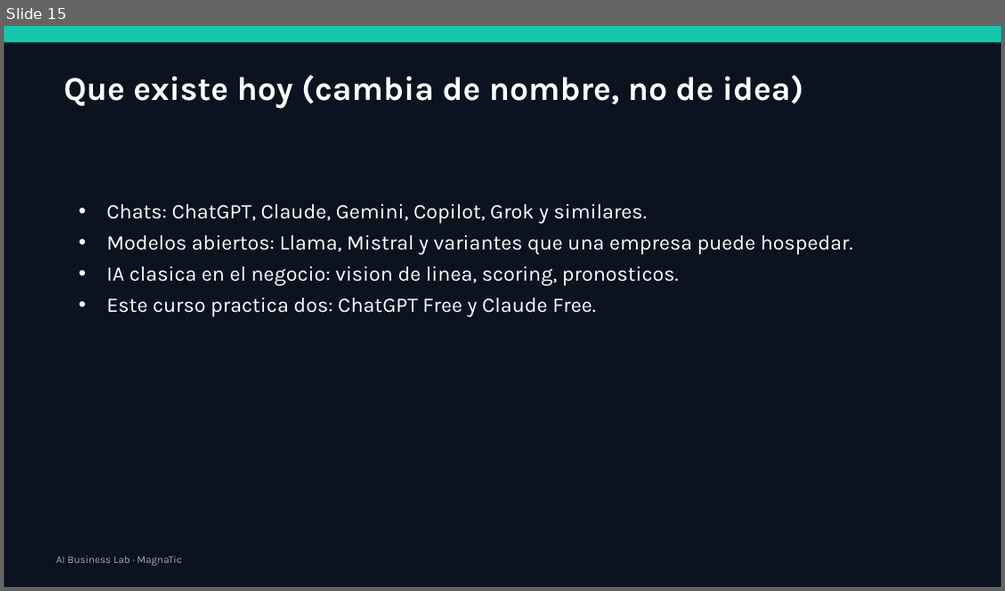
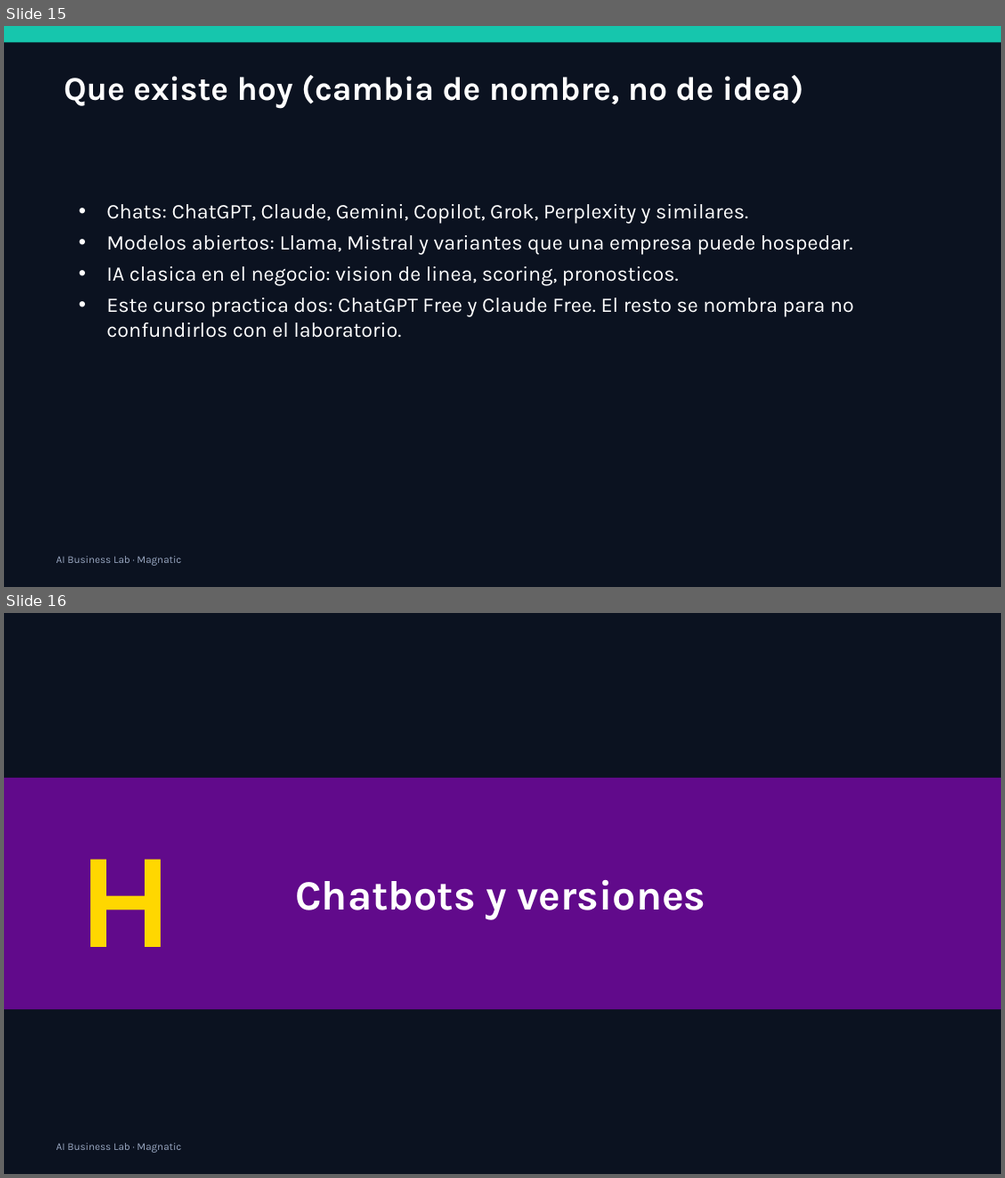
Before and after one commit to xander0408/CURSOS, a slide deck: AI-Business-Lab-Presentacion.pptx. Shown one above the other, each under a label of ours: slide 15 before the commit, slides 15 and 16 after it. The pictures are 1005x591 and 1005x1178 pixels, drawn with LibreOffice and Linux fonts; fonts in the diff are those of the drawing. Boxes give left, top, right and bottom in pixels: in the first picture for what was removed or moved away, otherwise in the second. Text is boxed around its words. In the diff, an @@ line names an element or a change of style, - is before the commit and + after.

```diff
--- a/AI-Business-Lab-Presentacion.pptx
+++ b/AI-Business-Lab-Presentacion.pptx
@@ slide 16 added at box(4, 613, 1001, 1174), background #0B1220 @@
@@ rectangle added at box(4, 778, 1001, 1009), fill #610A8B @@
@@ text added at box(79, 859, 174, 947), 130 pt, text #FFD700, bold @@
+H
@@ text added at box(295, 879, 706, 920), 40 pt, text #FFFFFF, bold @@
+Chatbots y versiones
@@ text added at box(57, 1143, 181, 1152), 10 pt, text #9AA8C2 @@
+AI Business Lab · Magnatic
@@ slide 15 changed as well @@
@@ text at box(106, 204, 748, 223): text changed @@
-• Chats: ChatGPT, Claude, Gemini, Copilot, Grok y similares.
+• Chats: ChatGPT, Claude, Gemini, Copilot, Grok, Perplexity y similares.
@@ text at box(106, 297, 854, 338): text changed @@
-• Este curso practica dos: ChatGPT Free y Claude Free.
+• Este curso practica dos: ChatGPT Free y Claude Free. El resto se nombra para no confundirlos con el laboratorio.
@@ text at box(57, 556, 181, 565): text changed @@
-AI Business Lab · MagnaTic
+AI Business Lab · Magnatic
```
Also in this commit, not shown: 67 other slides changed, 8 other slides added, 24 other files.
